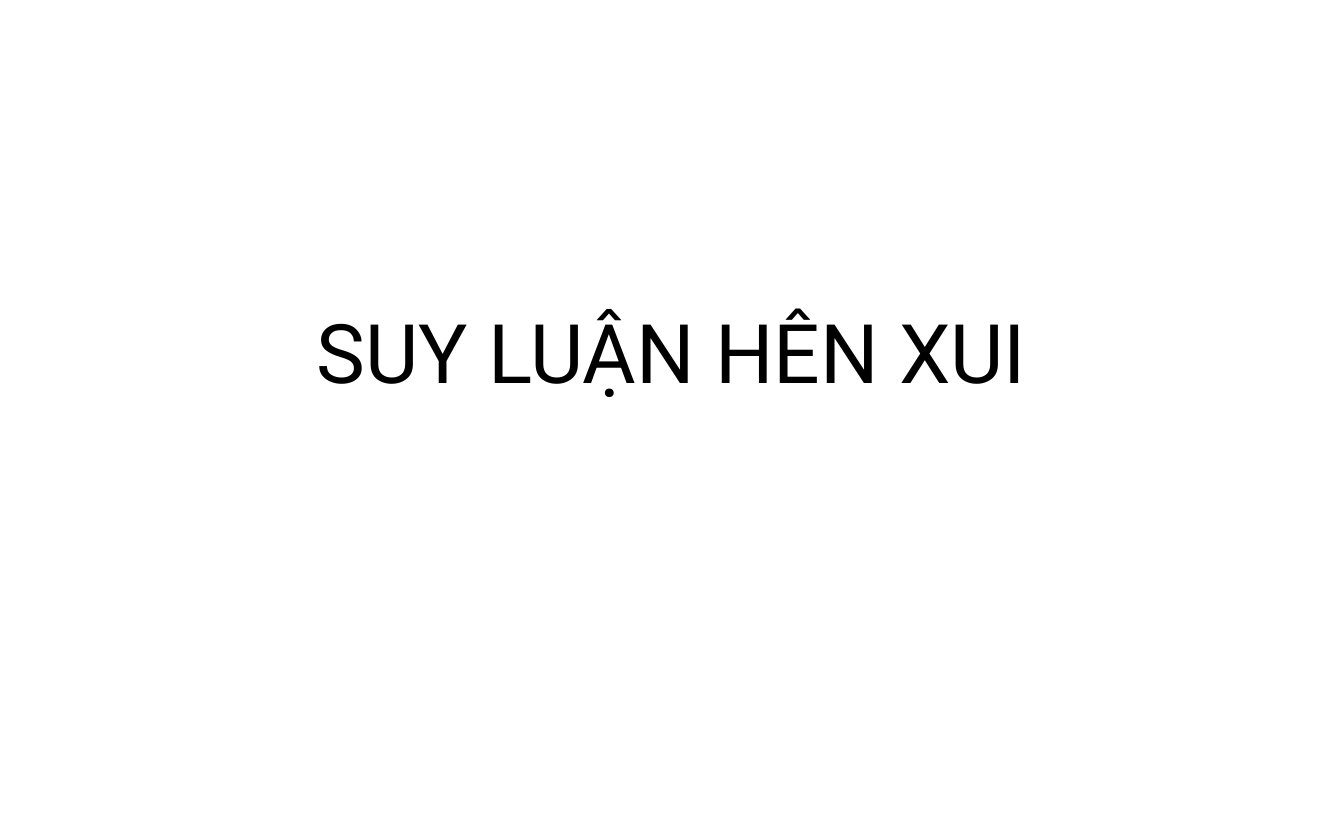
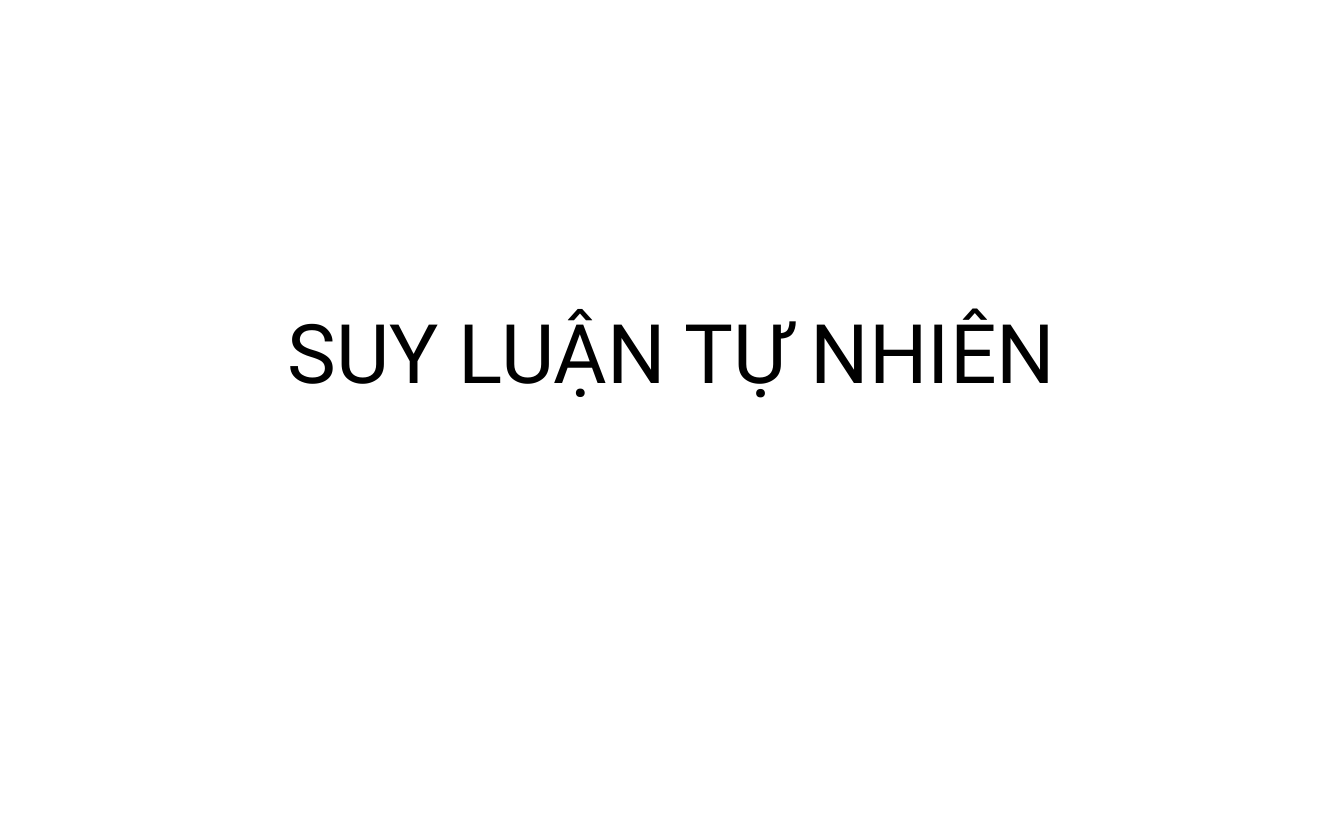
Before and after one commit to giang-rocker/logic, a slide deck: slide 1 of Report/SUY LUẬN TỰ NHIÊN.pptx. Drawn at 1344x840 pixels with LibreOffice and Linux fonts; fonts in the diff are those of the drawing. Boxes give left, top, right and bottom in pixels: in the first picture for what was removed or moved away, otherwise in the second. Text is boxed around its words. In the diff, an @@ line names an element or a change of style, - is before the commit and + after.

```diff
--- a/Report/SUY LUẬN TỰ NHIÊN.pptx
+++ b/Report/SUY LUẬN TỰ NHIÊN.pptx
@@ title at <box>287,308,1056,398</box>: text changed @@
-SUY LUẬN HÊN XUI
+SUY LUẬN TỰ NHIÊN
```
Also in this commit, not shown: 5 slides added.
